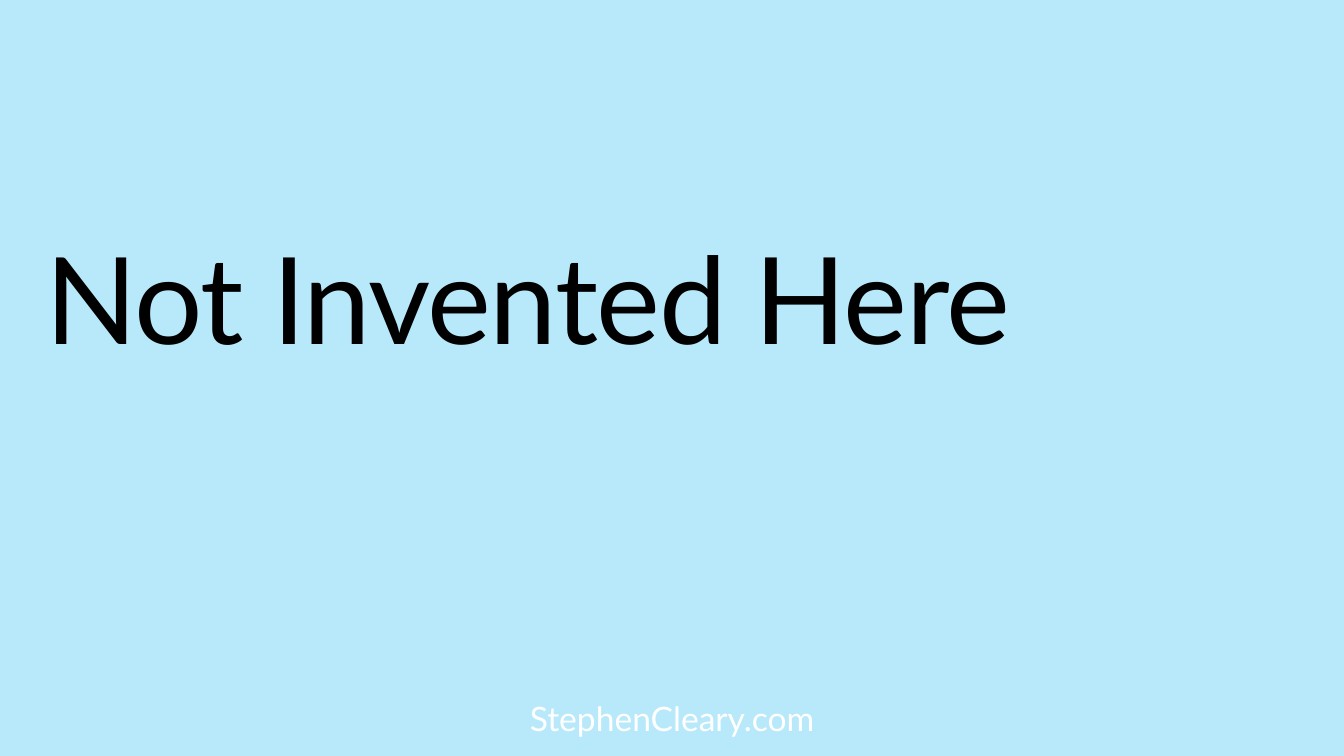
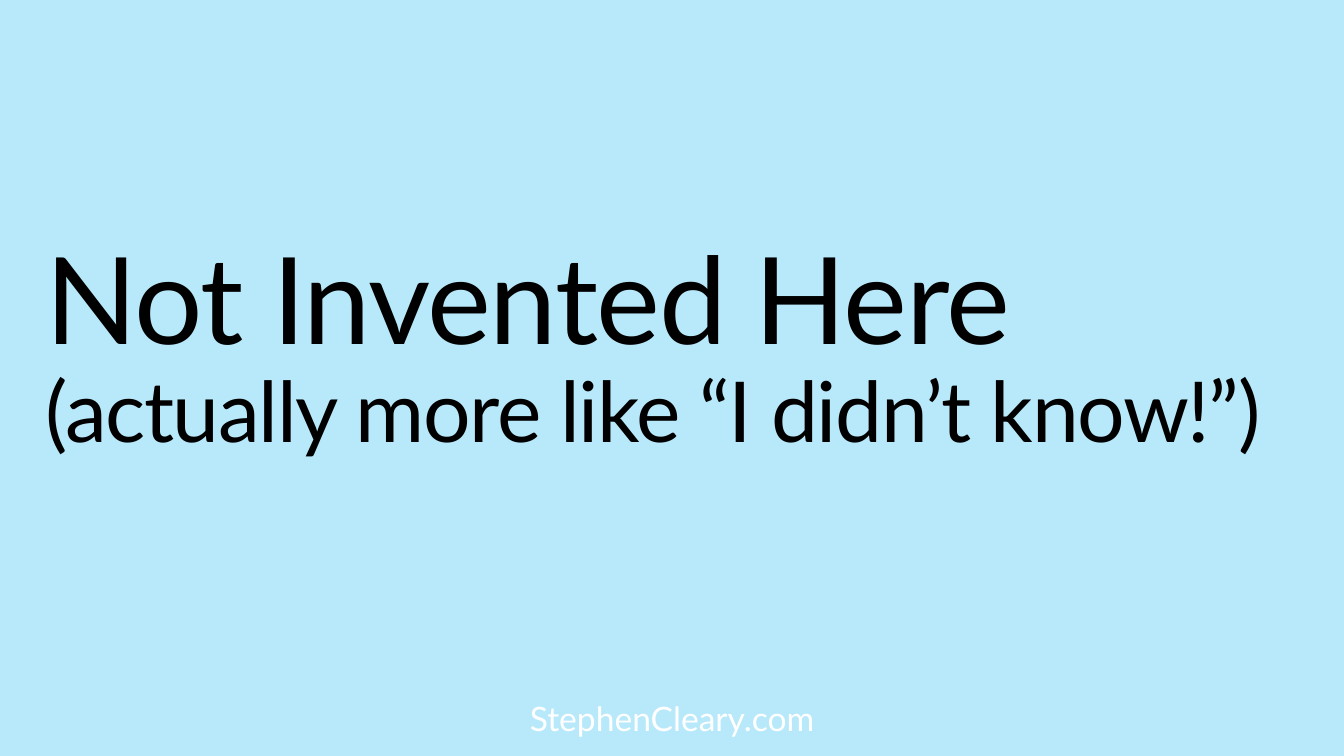
Before and after one commit to StephenCleary/Presentations, a slide deck: slide 20 of Async Pitfalls/Async Pitfalls.pptx (slide 16 before the commit). Drawn at 1344x756 pixels with LibreOffice and Linux fonts; fonts in the diff are those of the drawing; background and template pictures are left out. Boxes give left, top, right and bottom in pixels: in the first picture for what was removed or moved away, otherwise in the second. Text is boxed around its words. In the diff, an @@ line names an element or a change of style, - is before the commit and + after.

```diff
--- a/Async Pitfalls/Async Pitfalls.pptx
+++ b/Async Pitfalls/Async Pitfalls.pptx
@@ title at [46,255,1261,457]: text changed; size 86.3 to 60 pt @@
-Not Invented Here
+Not Invented Here
+(actually more like “I didn’t know!”)
```
Also in this commit, not shown: 14 other slides changed, 3 slides added, 28 slides removed, 25 other files.
